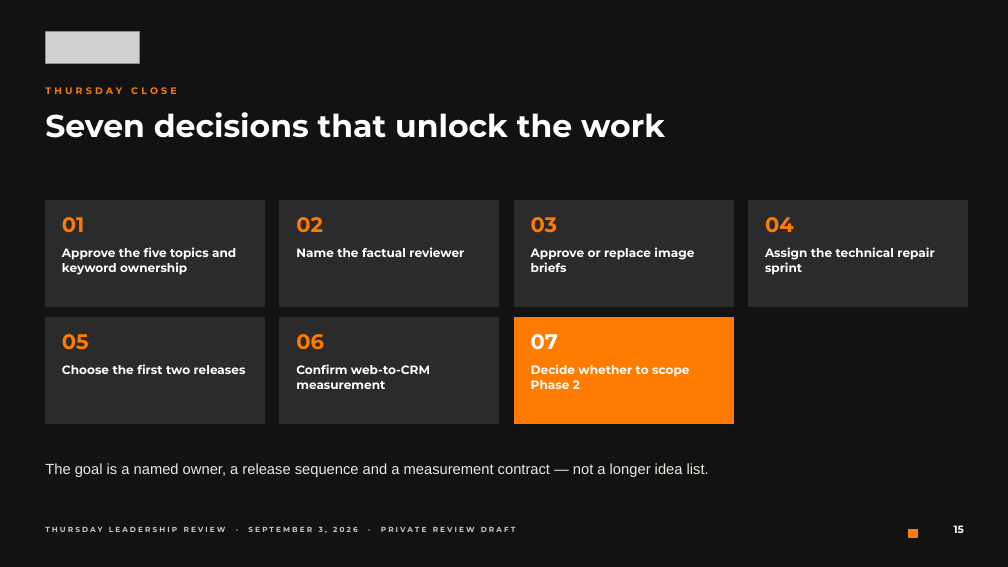
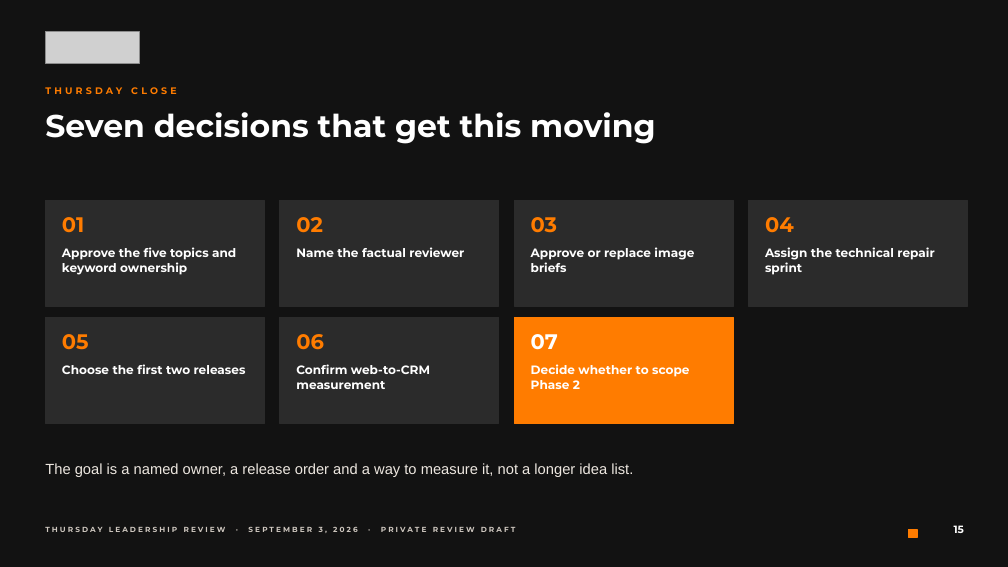
Before and after one commit to dillonmohr8777/client-operations-canonical, a slide deck: slide 15 of clients/bigorange-marketing/deliverables/2026-09-02-wordpress-growth-package-redesign/BigOrange-Thursday-WordPress-Growth-Review-2026-09-03.pptx. Drawn at 1008x567 pixels with LibreOffice and Linux fonts; fonts in the diff are those of the drawing; grey boxes stand for pictures. Boxes give left, top, right and bottom in pixels: in the first picture for what was removed or moved away, otherwise in the second. Text is boxed around its words. In the diff, an @@ line names an element or a change of style, - is before the commit and + after.

```diff
--- a/clients/bigorange-marketing/deliverables/2026-09-02-wordpress-growth-package-redesign/BigOrange-Thursday-WordPress-Growth-Review-2026-09-03.pptx
+++ b/clients/bigorange-marketing/deliverables/2026-09-02-wordpress-growth-package-redesign/BigOrange-Thursday-WordPress-Growth-Review-2026-09-03.pptx
@@ text at [45, 112, 655, 144]: text changed @@
-Seven decisions that unlock the work
+Seven decisions that get this moving
@@ text at [45, 463, 633, 477]: text changed @@
-The goal is a named owner, a release sequence and a measurement contract — not a longer idea list.
+The goal is a named owner, a release order and a way to measure it, not a longer idea list.
```
Also in this commit, not shown: 13 other slides changed, 18 other files.
